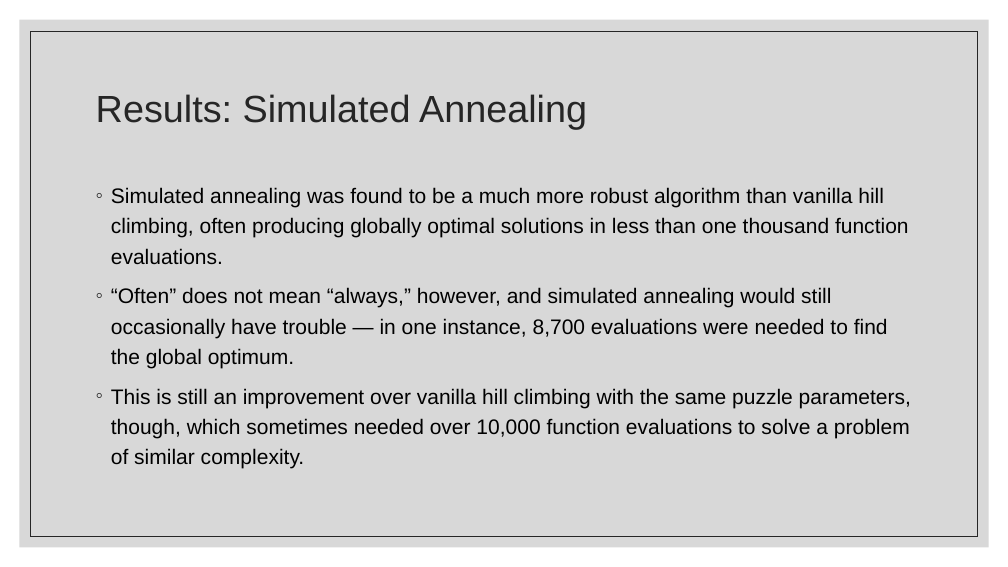
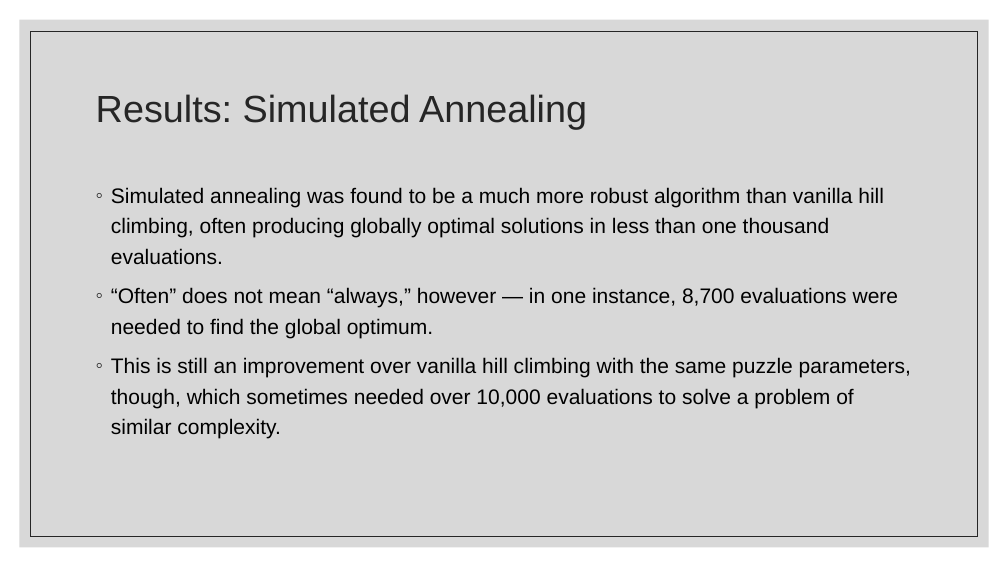
Before and after one commit to JSLBrowning/COMP-6606-Final-Project, a slide deck: slide 12 of Presentation/Final/Final Presentation.pptx. Drawn at 1008x567 pixels with LibreOffice and Linux fonts; fonts in the diff are those of the drawing. Boxes give left, top, right and bottom in pixels: in the first picture for what was removed or moved away, otherwise in the second. Text is boxed around its words. In the diff, an @@ line names an element or a change of style, - is before the commit and + after.

```diff
--- a/Presentation/Final/Final Presentation.pptx
+++ b/Presentation/Final/Final Presentation.pptx
@@ text at <box>111,187,911,438</box>: text changed @@
-◦ Simulated annealing was found to be a much more robust algorithm than vanilla hill climbing, often producing globally optimal solutions in less than one thousand function evaluations.
-◦ “Often” does not mean “always,” however, and simulated annealing would still occasionally have trouble — in one instance, 8,700 evaluations were needed to find the global optimum.
-◦ This is still an improvement over vanilla hill climbing with the same puzzle parameters, though, which sometimes needed over 10,000 function evaluations to solve a problem of similar complexity.
+◦ Simulated annealing was found to be a much more robust algorithm than vanilla hill climbing, often producing globally optimal solutions in less than one thousand evaluations.
+◦ “Often” does not mean “always,” however — in one instance, 8,700 evaluations were needed to find the global optimum.
+◦ This is still an improvement over vanilla hill climbing with the same puzzle parameters, though, which sometimes needed over 10,000 evaluations to solve a problem of similar complexity.
```
Also in this commit, not shown: 2 other slides changed.
